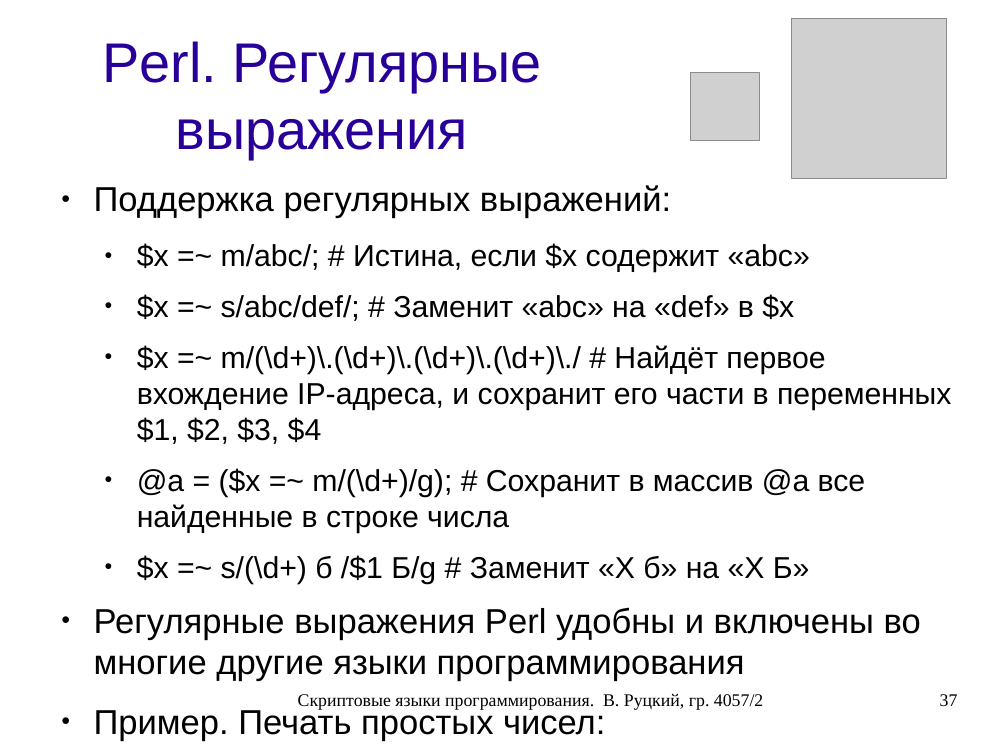
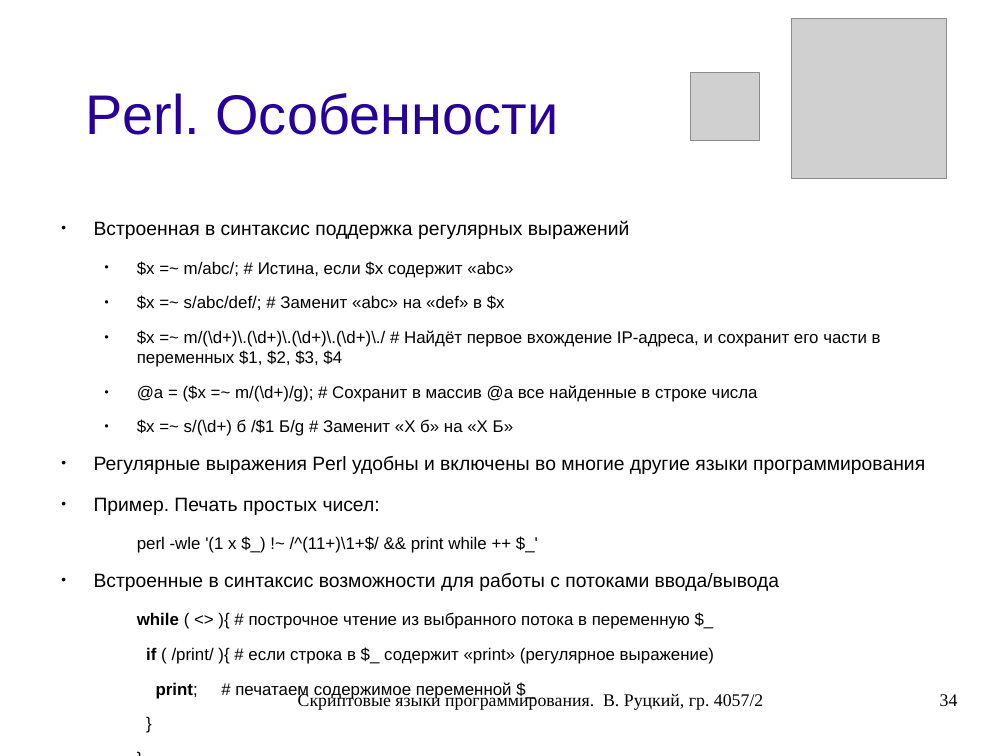
Before and after one commit to rutsky/semester07, a slide deck: slide 34 of Operation_systems/scripting_languages/40572_Rutsky_Scripting_languages.odp (slide 37 before the commit). Drawn at 1008x756 pixels with LibreOffice and Linux fonts; fonts in the diff are those of the drawing; grey boxes stand for pictures. Boxes give left, top, right and bottom in pixels: in the first picture for what was removed or moved away, otherwise in the second. Text is boxed around its words. In the diff, an @@ line names an element or a change of style, - is before the commit and + after.

Commit message:
Scripting languages presentation: Cleaned up Perl and Python parts.

```diff
--- a/Operation_systems/scripting_languages/40572_Rutsky_Scripting_languages.odp
+++ b/Operation_systems/scripting_languages/40572_Rutsky_Scripting_languages.odp
@@ title at <box>85,93,558,135</box>: text changed @@
-Perl. Регулярные выражения
+Perl. Особенности
@@ text "Встроенная в синтаксис поддержка регулярных ...": place and size @@
-text "Встроенная в синтаксис поддержка регулярных ..." at <box>94,185,951,681</box>
+text "Встроенная в синтаксис поддержка регулярных ..." at <box>94,220,925,664</box>
@@ text at <box>94,220,630,239</box>: text changed; size 27.2 to 15.2 pt @@
-● Поддержка регулярных выражений:
+● Встроенная в синтаксис поддержка регулярных выражений
@@ text at <box>94,261,925,553</box>: size 23.8 to 13.3 pt in "$x =~ m/abc/; # Истина, если $x ...", "$x =~ s/abc/def/; # Заменит «abc» на ...", "$x =~ m/(\d+)\.(\d+)\.(\d+)\.(\d+)\./ # Найдёт первое вхожде ...", "@a = ($x =~ m/(\d+)/g); # Сохранит ..." and 2 more places; size 27.2 to 15.2 pt in "Регулярные выражения Perl удобны и включены во ...", "Пример. Печать простых чисел:" @@
@@ text at <box>94,573,780,664</box>: paragraphs added @@
+● Встроенные в синтаксис возможности для работы с потоками ввода/вывода
+  while ( <> ){ # построчное чтение из выбранного потока в переменную $_
+  if ( /print/ ){ # если строка в $_ содержит «print» (регулярное выражение)
+  print; # печатаем содержимое переменной $_
+  }
+  }
@@ page number at <box>940,694,958,706</box>: text changed @@
-37
+34
```
Also in this commit, not shown: 6 other slides changed, 13 slides removed.
